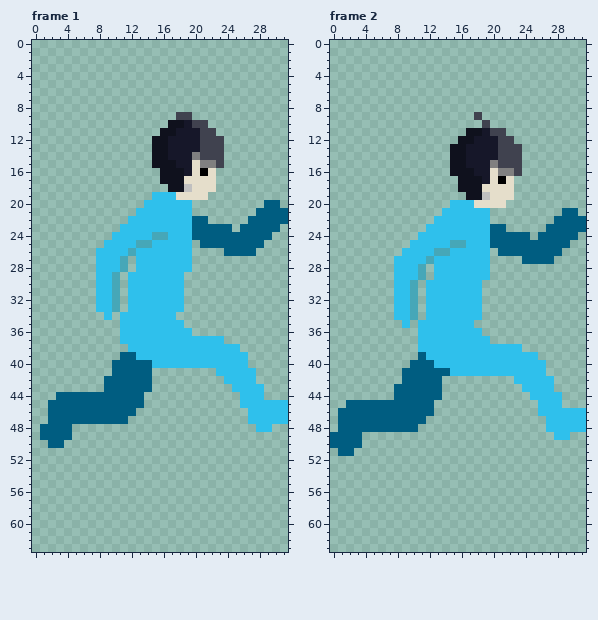
A pixel-art file gets an edit: Sprites/Player/Player_WalkRightWIP.aseprite. Above is the file before it was changed.
32x64 pixels, 8 frames. Shown: frame 1, frame 2. The commit also changed other frames, which this record leaves out.
The same view after the edit:
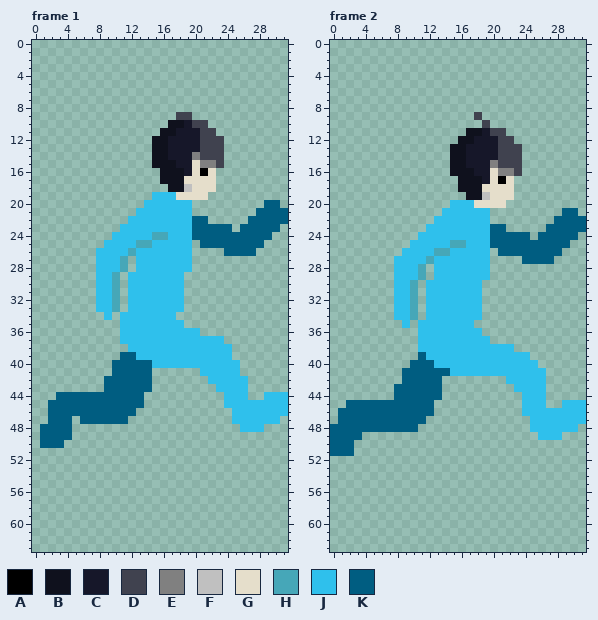
Palette (. is transparent): A #000000  B #0f111d  C #161729  D #40424f  E #808080  F #c0c0c0  G #e5decb  H #46a7b8  J #2fc0ec  K #005d81
From the commit log: Tweaked legs a bit on the player right run
The edit:
Frame 1, layers "Front leg", "Back leg":
There is now colour J in row 36 at x 20; in row 41 at x 21 to 22; in row 42 at x 22 to 23; in row 43 at x 23 to 24; in row 44 at x 24 to 25 and 29 to 31; in row 45 at x 24 to 25.
There is now colour J in rows 46 to 47 at x 25 to 26; in row 48 at x 26 to 27.
There is now colour K in row 50 at x 1.
Colour J is removed in row 38 at x 25; in row 39 at x 25 to 26; in row 40 at x 26; in row 41 at x 26 to 27; in row 42 at x 27; in rows 43 to 44 at x 27 to 28.
Colour J is removed in row 47 at x 31; in row 48 at x 29.
Colour K is removed in row 47 at x 5.
Frame 2, layers "Front leg", "Back leg":
There is now colour J in row 42 at x 22; in row 43 at x 23; in row 44 at x 24; in row 45 at x 24 to 25 and 29 to 31; in row 46 at x 24 to 25; in rows 47 to 48 at x 25 to 26.
There is now colour J in row 49 at x 26 to 27.
There is now colour K in row 48 at x 0; in row 51 at x 0.
Colour J is removed in row 38 at x 23; in row 39 at x 25; in row 40 at x 26; in rows 42 to 43 at x 27; in rows 44 to 45 at x 27 to 28; in row 48 at x 31.
Colour J is removed in row 49 at x 29.
Colour K is removed in row 50 at x 3.
